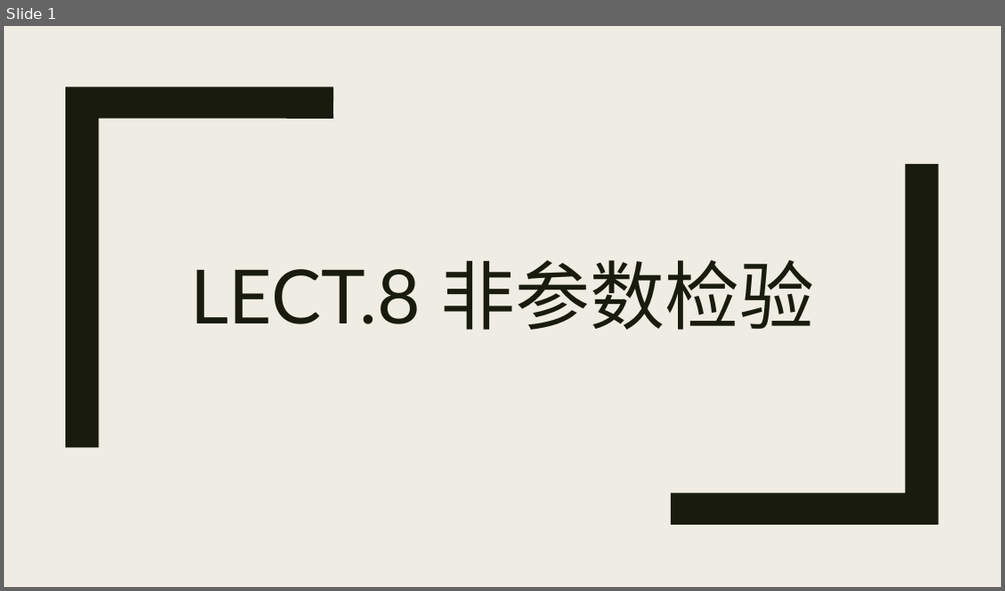
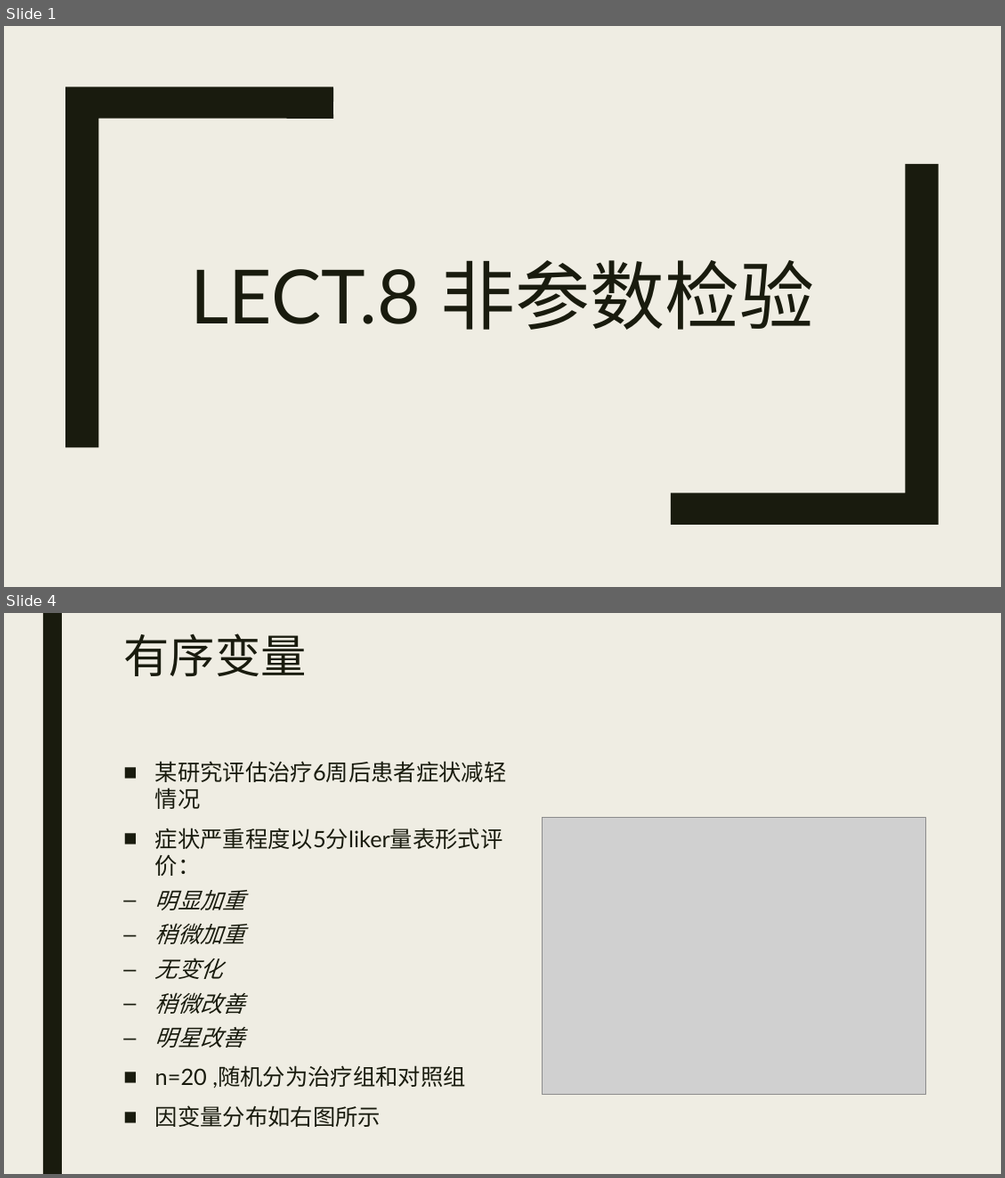
Before and after one commit to beneon/medstat, a slide deck: lect-8/非参数检验.pptx. Shown one above the other, each under a label of ours: slide 1 before the commit, slides 1 and 4 after it; the slides between them are not shown. The pictures are 1005x591 and 1005x1178 pixels, drawn with LibreOffice and Linux fonts; fonts in the diff are those of the drawing; grey boxes stand for pictures. Boxes give left, top, right and bottom in pixels: in the first picture for what was removed or moved away, otherwise in the second. Text is boxed around its words. In the diff, an @@ line names an element or a change of style, - is before the commit and + after.

```diff
--- a/lect-8/非参数检验.pptx
+++ b/lect-8/非参数检验.pptx
@@ slide 4 added at bbox=[4, 613, 1001, 1174], background #EFEDE3 @@
@@ rectangle added at bbox=[43, 613, 62, 1174], fill #191B0E @@
@@ title added at bbox=[123, 633, 306, 676], 44 pt, text #191B0E @@
+有序变量
@@ text added at bbox=[155, 761, 507, 1127], 21.7 pt, text #191B0E @@
+■ 某研究评估治疗6周后患者症状减轻情况
+■ 症状严重程度以5分liker量表形式评价：
+  – 明显加重
+  – 稍微加重
+  – 无变化
+  – 稍微改善
+  – 明星改善
+■ n=20 ,随机分为治疗组和对照组
+■ 因变量分布如右图所示
@@ picture added at bbox=[542, 818, 925, 1094] @@
```
Also in this commit, not shown: 4 other slides added.
